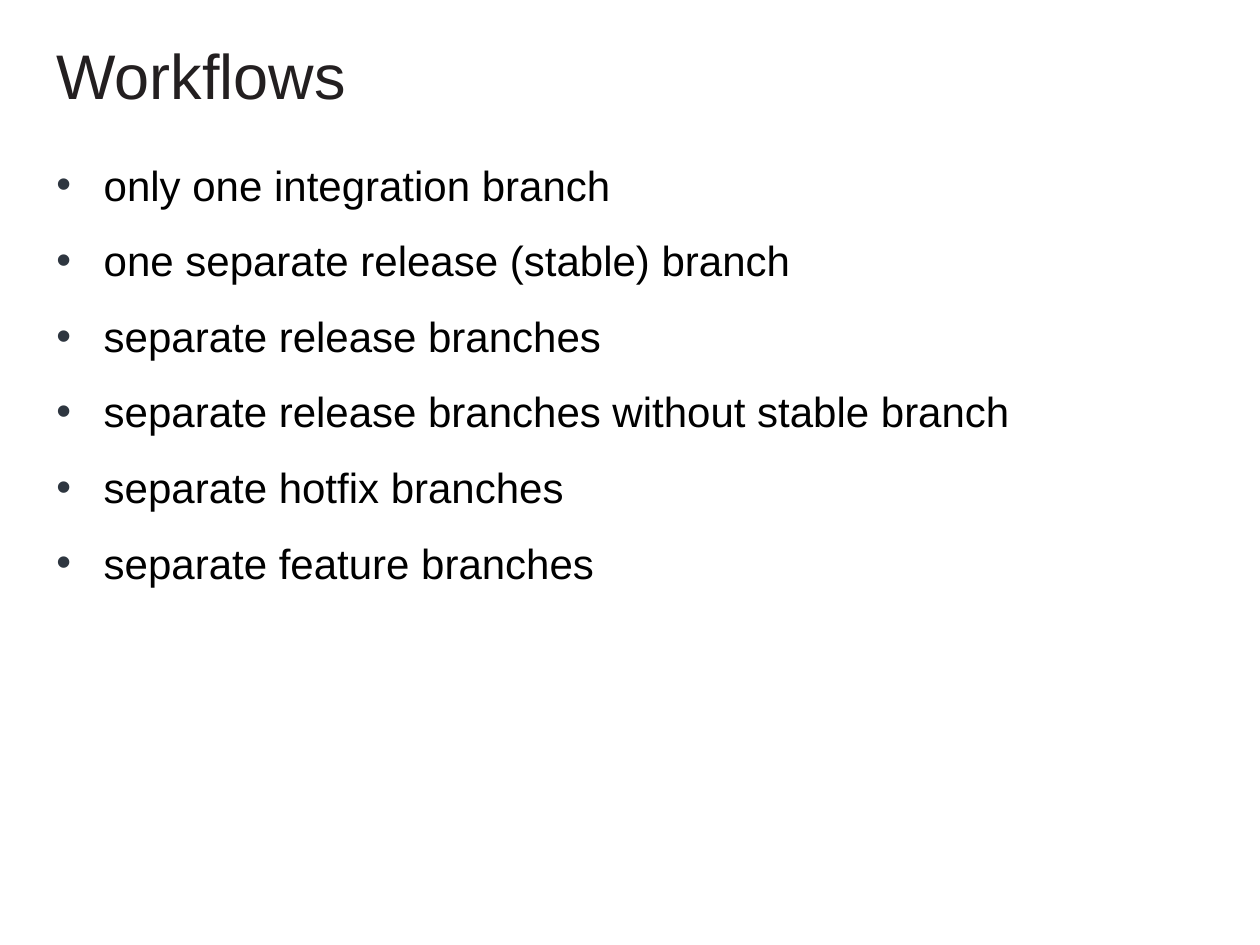
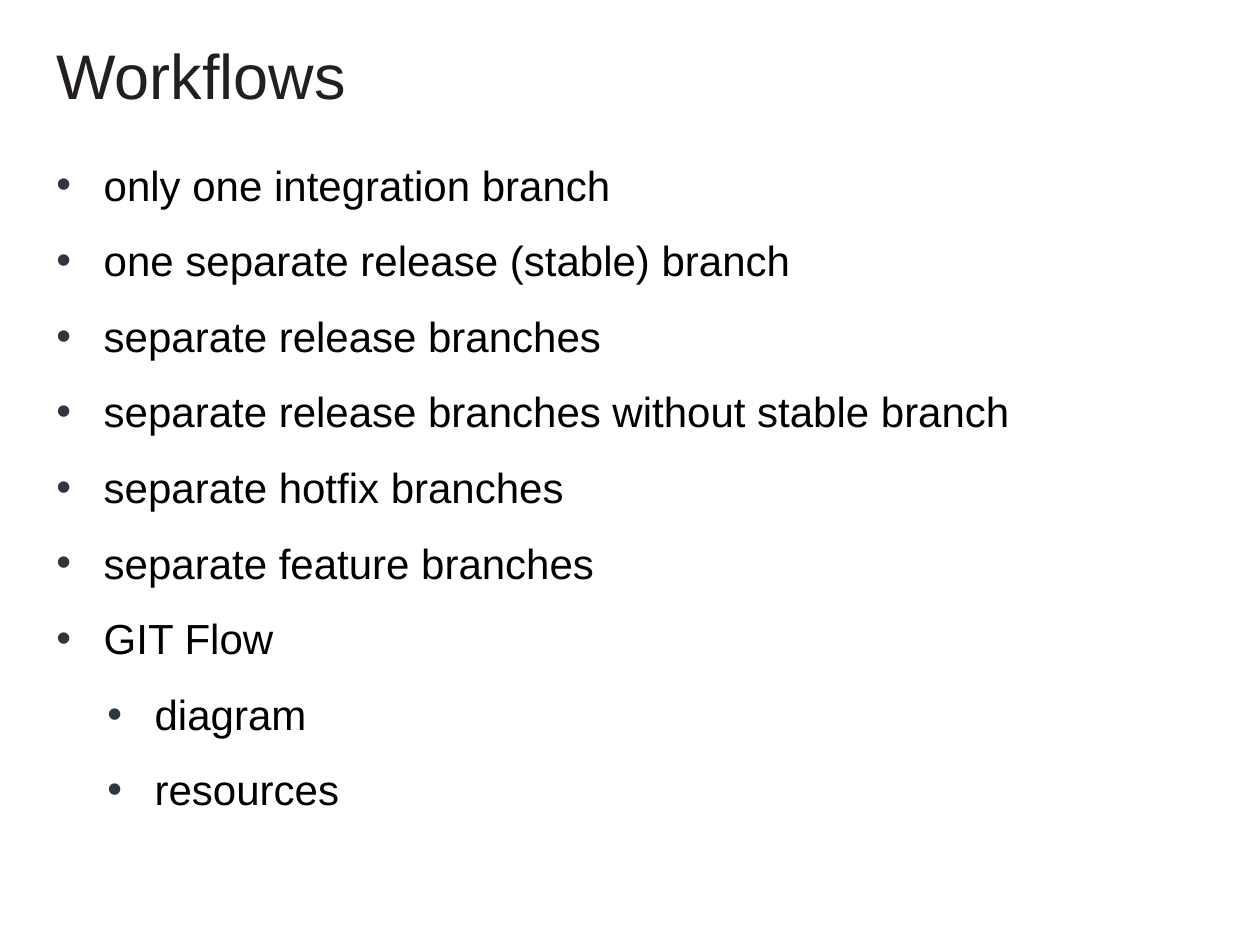
Before and after one commit to cvmocanu/git-presentation, a slide deck: slide 4 of GIT Presentation.pptx. Drawn at 1260x945 pixels with LibreOffice and Linux fonts; fonts in the diff are those of the drawing; background and template pictures are left out. Boxes give left, top, right and bottom in pixels: in the first picture for what was removed or moved away, otherwise in the second. Text is boxed around its words. In the diff, an @@ line names an element or a change of style, - is before the commit and + after.

```diff
--- a/GIT Presentation.pptx
+++ b/GIT Presentation.pptx
@@ text at [104, 623, 339, 806]: paragraphs added @@
+• GIT Flow
+• diagram
+• resources
```
Also in this commit, not shown: 4 slides added, 2 other files.
